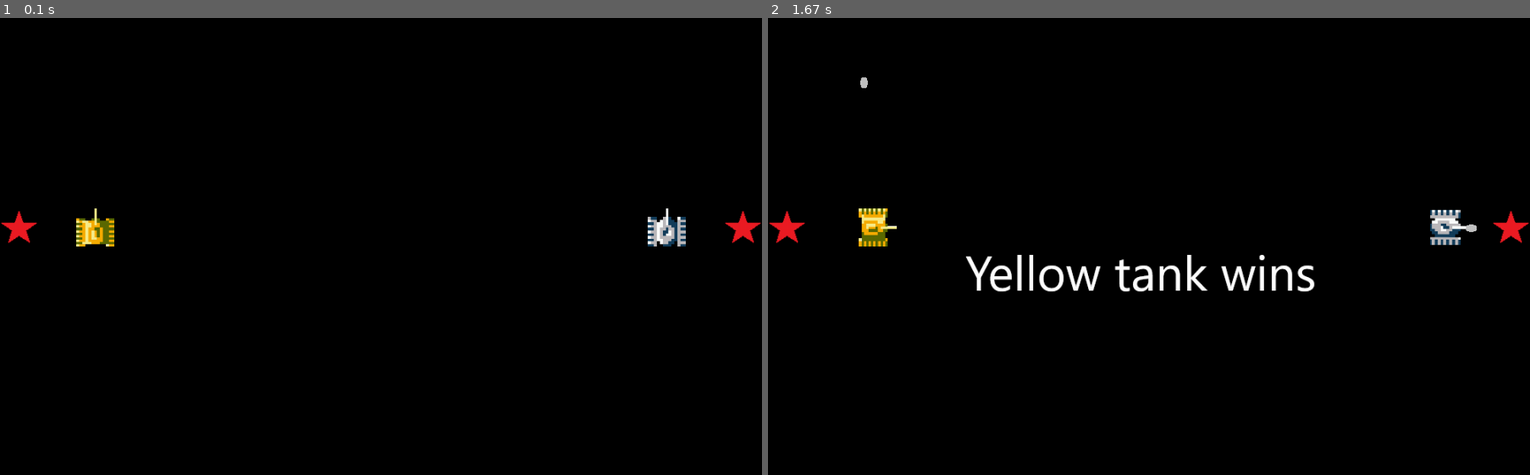
Above: before the commit, frames 1-2 (left to right).
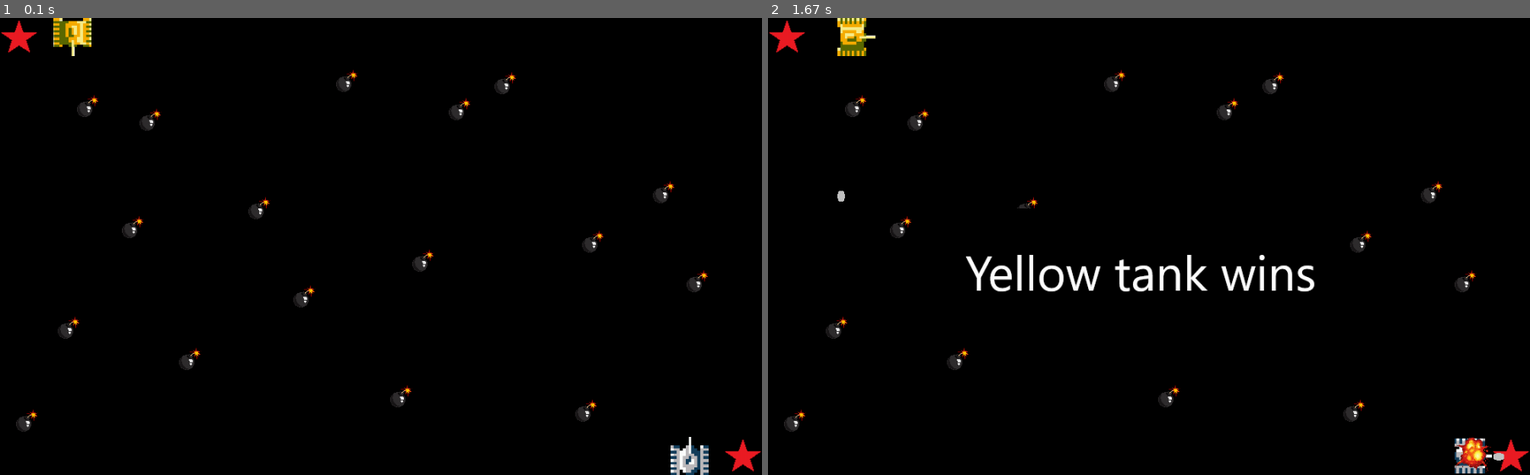
Above: after the commit, the same moments.

Repository: Kumkvat-official/Pygame_Tanks
Game: pygame game, started from Code/Code.py
The game is run twice, just before and just after one commit, with the same random seed, the same clock (stepped at 60 frames per second) and the same inputs.
Inputs:
- Up to frame 1 (0.1 s): no input
- Up to frame 2 (1.67 s): tap Space at 0.33, 0.73, 1.03, 1.23 s; hold Right 0.67-1.13 s; hold D 0.67-1.13 s; tap 0 at 0.82 s; hold Up 1.17-1.47 s; hold W 1.17-1.47 s

The runs differ from the first frame. In frame 1, 2.8% of the frame differs, in the area x 0-100%, y 0-100%; in frame 2, 2.7%.

Commit message:
Final(?) version

Diff:
--- a/Code/Code.py
+++ b/Code/Code.py
@@ -1,14 +1,15 @@
 import pygame as pg
 from sys import exit
-
-pg.font.init()
 
 
 class Tank(pg.sprite.Sprite):
     def __init__(self, file, x, y):
         pg.sprite.Sprite.__init__(self)
         self.images = file
-        self.image = pg.transform.scale(pg.image.load(self.images[0]), (50, 50))
+        if x == 120:
+            self.image = pg.transform.scale(pg.image.load(self.images[1]), (50, 50))
+        else:
+            self.image = pg.transform.scale(pg.image.load(self.images[0]), (50, 50))
         self.image.set_colorkey((255, 255, 255))
         self.rect = self.image.get_rect()
         self.rect.x = x - self.rect.width
@@ -19,7 +20,10 @@
         self.move_left = False
         self.made_a_shot = False
         self.shell = None
-        self.weapon = "up"
+        if x == 120:
+            self.weapon = "down"
+        else:
+            self.weapon = "up"
         self.win = False
 
     def move(self):
@@ -75,20 +79,16 @@
         if self.enemy.rect.x <= self.rect.x <= self.enemy.rect.x + 50 and self.enemy.rect.y <= self.rect.y <= \
                 self.enemy.rect.y + 50:
             self.tank.win = True
-        if 0 <= self.rect.x <= 50 and 250 <= self.rect.y <= 300:
+        if 0 <= self.rect.x <= 50 and 0 <= self.rect.y <= 50:
             grey_tank.win = True
-        if 900 <= self.rect.x <= 950 and 250 <= self.rect.y <= 300:
+        if 950 <= self.rect.x <= 1000  and 550 <= self.rect.y <= 600:
             yellow_tank.win = True
 
 
-class Environment(pg.sprite.Sprite):
-    def __init__(self, kind, x, y):
+class Bomb(pg.sprite.Sprite):
+    def __init__(self, x, y):
         pg.sprite.Sprite.__init__(self)
-        self.kind = kind
-        if self.kind == "wall":
-            self.image = pg.transform.scale(pg.image.load("стена.png"), (50, 50))
-        elif self.kind == "water":
-            self.image = pg.transform.scale(pg.image.load("вода.png"), (50, 50))
+        self.image = pg.transform.scale(pg.image.load("бомба.png"), (30, 30))
         self.rect = self.image.get_rect()
         self.rect.x = x
         self.rect.y = y
@@ -100,12 +100,34 @@
 yellow_tank = Tank(["жёлтый_танчик_вверх.png",
                     "жёлтый_танчик_вниз.png",
                     "жёлтый_танчик_влево.png",
-                    "жёлтый_танчик_вправо.png"], 150, 300)
+                    "жёлтый_танчик_вправо.png"], 120, 50)
 grey_tank = Tank(["серый_танчик_вверх.png",
                   "серый_танчик_вниз.png",
                   "серый_танчик_влево.png",
-                  "серый_танчик_вправо.png"], 900, 300)
+                  "серый_танчик_вправо.png"], 930, 600)
 base = pg.image.load("база.png")
+bombs = pg.sprite.Group()
+bombs.add(
+    Bomb(100, 100),
+    Bomb(440, 67),
+    Bomb(900, 330),
+    Bomb(754, 500),
+    Bomb(325, 234),
+    Bomb(234, 432),
+    Bomb(856, 213),
+    Bomb(763, 278),
+    Bomb(182, 118),
+    Bomb(75, 391),
+    Bomb(384, 350),
+    Bomb(20, 513),
+    Bomb(540, 303),
+    Bomb(588, 104),
+    Bomb(511, 481),
+    Bomb(159, 259),
+    Bomb(648, 70)
+)
+yellow_tank_can_move, grey_tank_can_move = True, True
+bang = pg.transform.scale(pg.image.load("взрыв.png"), (50, 50))
 while True:
     for i in pg.event.get():
         if i.type == pg.QUIT:
@@ -202,7 +224,6 @@
                 grey_tank.move_down = False
                 grey_tank.move_up = False
     if not yellow_tank.win and not grey_tank.win:
-        yellow_tank_can_move, grey_tank_can_move = True, True
         screen.fill((0, 0, 0))
         if yellow_tank_can_move:
             yellow_tank.move()
@@ -210,19 +231,31 @@
             grey_tank.move()
         screen.blit(yellow_tank.image, yellow_tank.rect)
         screen.blit(grey_tank.image, grey_tank.rect)
-        screen.blit(base, (0, 250))
-        screen.blit(base, (950, 250))
+        screen.blit(base, (0, 0))
+        screen.blit(base, (950, 550))
+        bombs.draw(screen)
+        if pg.sprite.spritecollideany(yellow_tank, bombs):
+            yellow_tank_can_move = False
+            screen.blit(bang, yellow_tank.rect)
+        if pg.sprite.spritecollideany(grey_tank, bombs):
+            grey_tank_can_move = False
+            screen.blit(bang, grey_tank.rect)
         if yellow_tank.made_a_shot:
             screen.blit(yellow_tank.shell.image, yellow_tank.shell.rect)
             yellow_tank.shell.fly()
         if grey_tank.made_a_shot:
             screen.blit(grey_tank.shell.image, grey_tank.shell.rect)
             grey_tank.shell.fly()
+        if (not yellow_tank_can_move) and (not grey_tank_can_move):
+            msg = pg.image.load("никто не победил.png")
+            screen.blit(msg, (250, 250))
     elif yellow_tank.win:
         msg = pg.image.load("жёлтый победил.png")
+        screen.blit(bang, grey_tank.rect)
         screen.blit(msg, (250, 250))
     elif grey_tank.win:
         msg = pg.image.load("серый победил.png")
+        screen.blit(bang, yellow_tank.rect)
         screen.blit(msg, (250, 250))
     pg.display.update()
     clock.tick(120)
Binary file added: Code/бомба.png
Binary file added: Code/взрыв.png
Binary file added: Code/никто не победил.png
